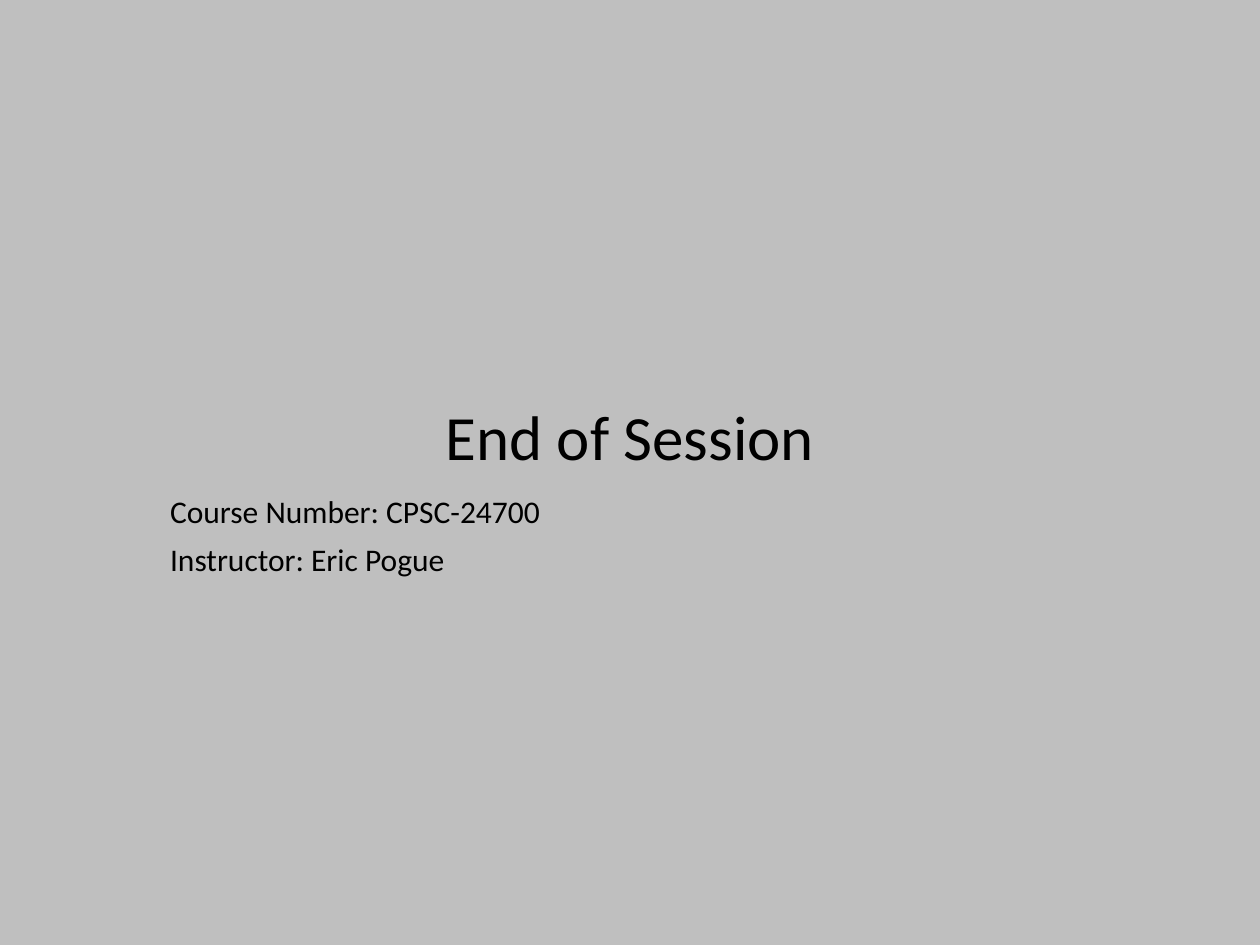
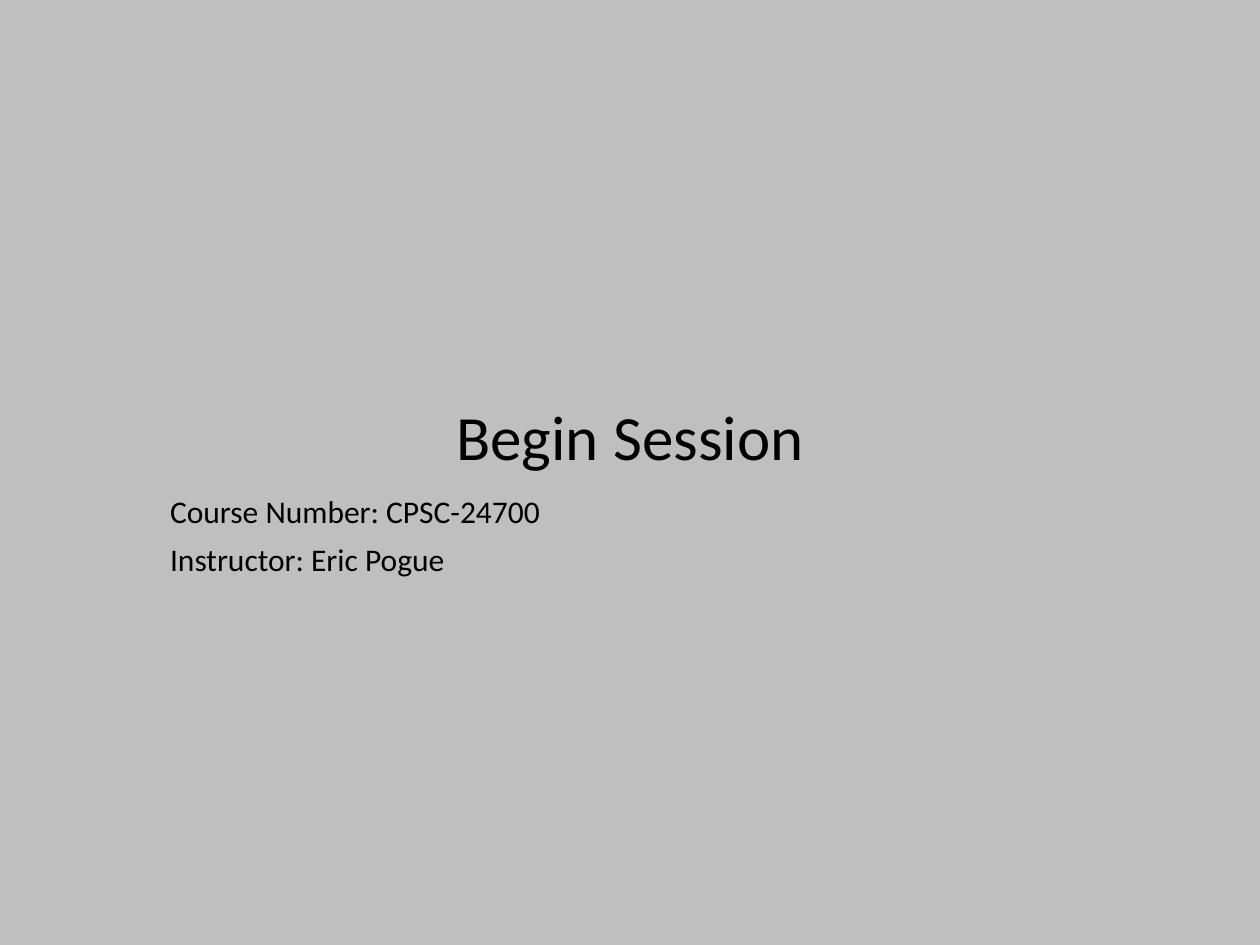
Before and after one commit to EricJPogue/www-epogue-info, a slide deck: slide 104 of CPSC-24700/Presentations/php.pptx. Drawn at 1260x945 pixels with LibreOffice and Linux fonts; fonts in the diff are those of the drawing. Boxes give left, top, right and bottom in pixels: in the first picture for what was removed or moved away, otherwise in the second. Text is boxed around its words. In the diff, an @@ line names an element or a change of style, - is before the commit and + after.

Commit message:
Update session 33 documents.

```diff
--- a/CPSC-24700/Presentations/php.pptx
+++ b/CPSC-24700/Presentations/php.pptx
@@ title at box(456, 416, 803, 471): text changed @@
-End of Session
+Begin Session
```
Also in this commit, not shown: 6 other files.
